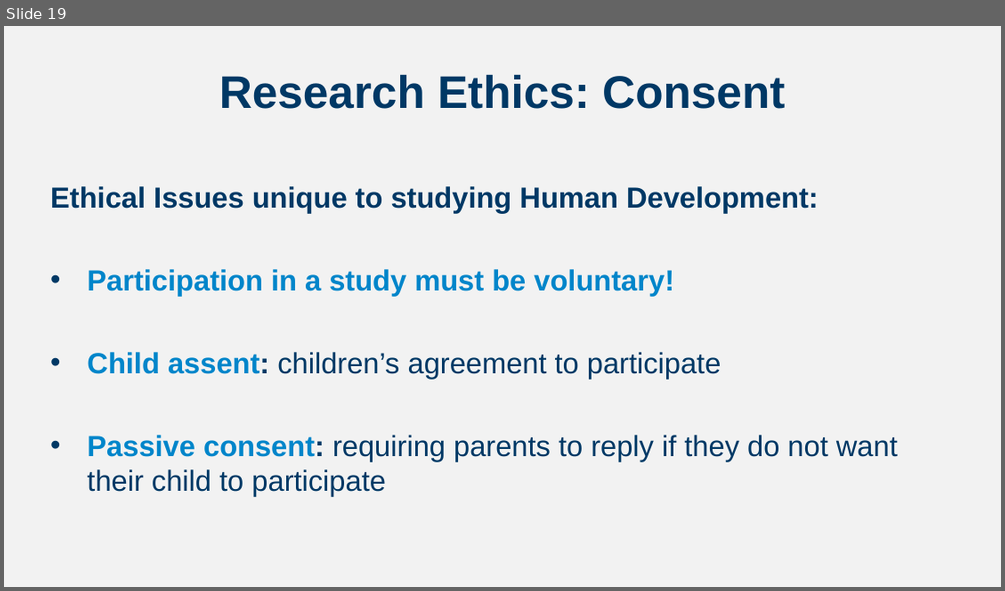
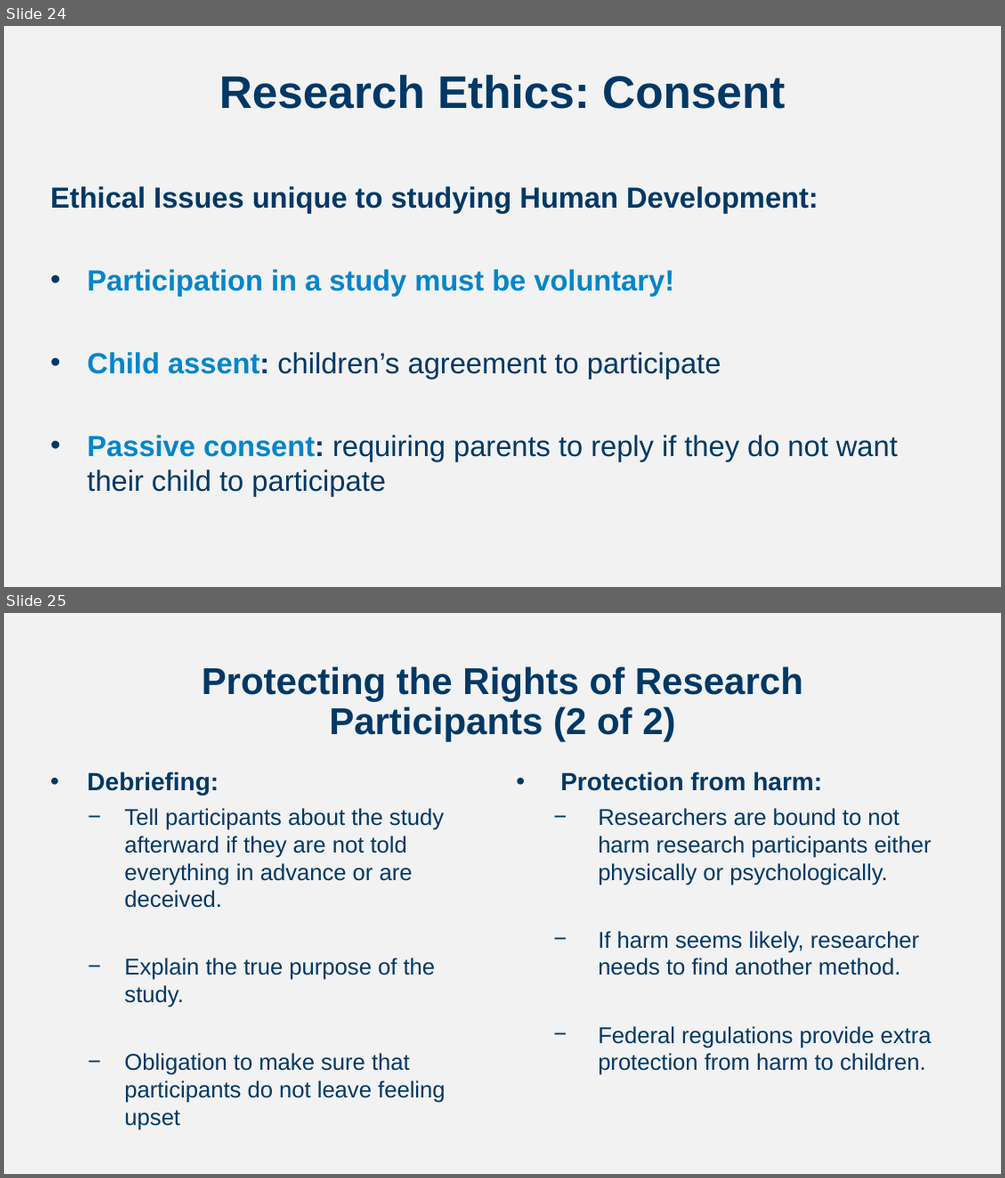
Before and after one commit to npm27/Teaching-Materials, a slide deck: Developmental Fall 24/Slides/Chapter 1.pptx. Shown one above the other, each under a label of ours: slide 19 before the commit, slides 24 and 25 after it. The pictures are 1005x591 and 1005x1178 pixels, drawn with LibreOffice and Linux fonts; fonts in the diff are those of the drawing. Boxes give left, top, right and bottom in pixels: in the first picture for what was removed or moved away, otherwise in the second. Text is boxed around its words. In the diff, an @@ line names an element or a change of style, - is before the commit and + after.

```diff
--- a/Developmental Fall 24/Slides/Chapter 1.pptx
+++ b/Developmental Fall 24/Slides/Chapter 1.pptx
@@ slide 25 added at (4, 613, 1001, 1174), background #F2F2F2 @@
@@ title added at (202, 666, 803, 742), 36 pt, text #003865, bold @@
+Protecting the Rights of Research Participants (2 of 2)
@@ text added at (87, 771, 445, 1130), 22 pt, text #003865 @@
+• Debriefing:
+  − Tell participants about the study afterward if they are not told everything in advance or are deceived.
+  − Explain the true purpose of the study.
+  − Obligation to make sure that participants do not leave feeling upset
@@ text added at (560, 771, 931, 1075), 22 pt, text #003865 @@
+• Protection from harm:
+  − Researchers are bound to not harm research participants either physically or psychologically.
+  − If harm seems likely, researcher needs to find another method.
+  − Federal regulations provide extra protection from harm to children.
@@ what was slide 19 is now slide 24 @@
```
Also in this commit, not shown: 5 other slides added, 7 other files.
